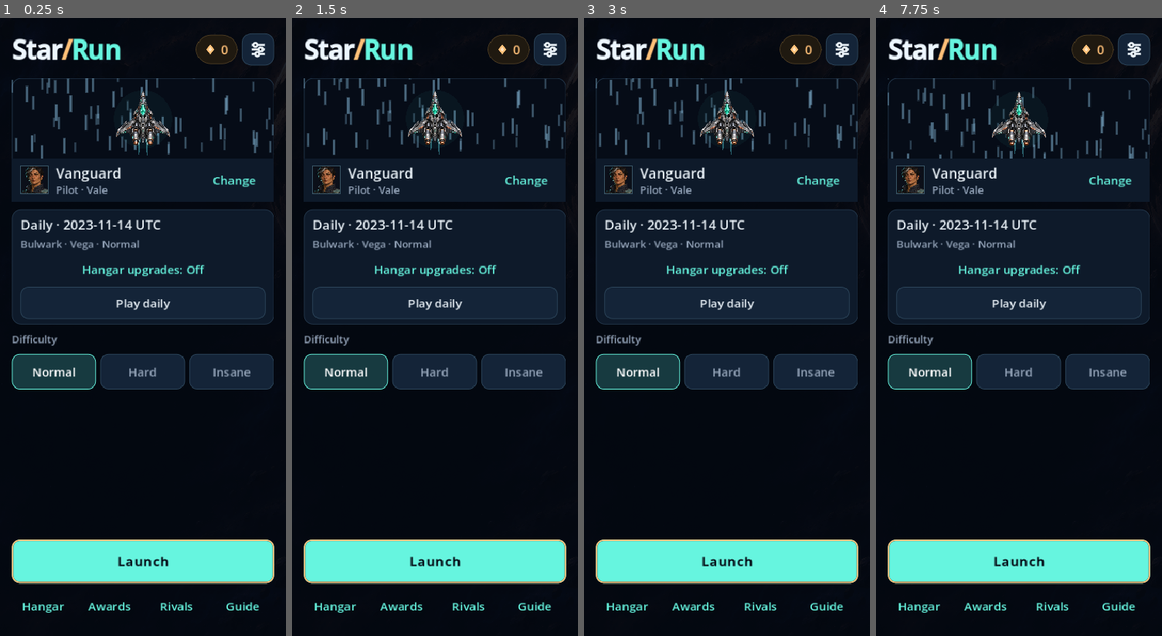
Above: before the commit, frames 1-4 (left to right).
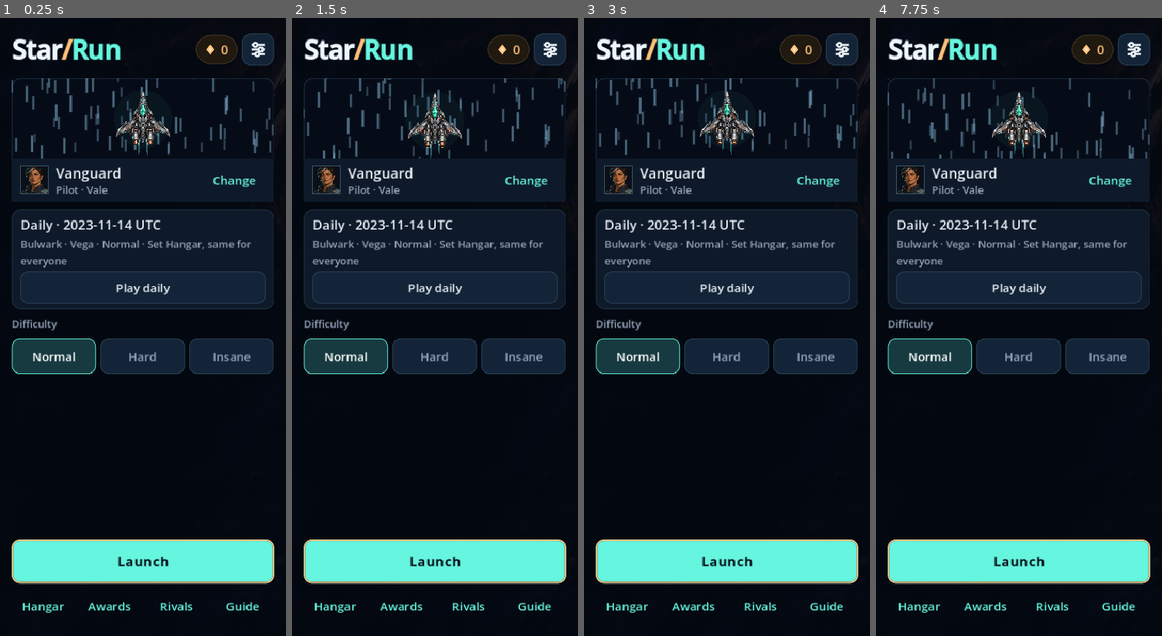
Above: after the commit, the same moments.

Repository: killjoy00/StarRun
Game: Godot game, scene res://scenes/main.tscn
The game is run twice, just before and just after one commit, with the same random seed, the same clock (stepped at 60 frames per second) and the same inputs.
Inputs (mouse positions are in pixels of both pictures, inside the frame that each line leads up to):
- Up to frame 1 (0.25 s): no input
- Up to frame 2 (1.5 s): click (435, 271) at 0.5 s, where only the run before the commit has a clickable "Hangar upgrades: Off"; click (435, 271) at 1.25 s, where only the run before the commit has a clickable "Hangar upgrades: On"
- Up to frame 3 (3 s): click "Hangar" at 2 s; click (612, 48) at 2.75 s
- Up to frame 4 (7.75 s): click "Guide" at 3.5 s; click "Play daily" at 4.25 s; click "Play daily" at 5 s; click "Normal" at 5.75 s; click "Normal" at 6.5 s; click "Launch" at 7.25 s

The runs differ from the first frame. In frame 1, 8.6% of the frame differs, in the area x 4-96%, y 35-61%; in frame 2, 11%, in the area x 4-96%, y 9-61%; in frame 3, 8.6%; in frame 4, 8.6%.

Commit message:
Daily uses a set Hangar, the same for everyone
Replaces the "Hangar upgrades: On/Off" toggle. Every Daily now flies with
a fixed mid-level Hangar (32% of a full Hangar's cost, bought cheapest
rank first, the same profile the balance bot calls mid Hangar), so the
first boss is beatable. Owned upgrades never apply, so scores stay
comparable and there is one leaderboard. The share logic moves to
Catalog.share_hangar and the balance bot uses it too.

Co-Authored-By: Claude Opus 5.5 <noreply@anthropic.com>
Claude-Session: https://claude.ai/code/session_01XLfQdCjuL4hZ3Cd4ynAdWc

Diff:
--- a/scripts/catalog.gd
+++ b/scripts/catalog.gd
@@ -165,3 +165,30 @@
 		if item.id == id:
 			return item
 	return SHIPS[0]
+
+## A Hangar bought with a share of a full Hangar's Cores (32 = 32%), the way
+## a player spreading upgrades would: always the cheapest next rank. Used for
+## the Daily's set Hangar and the balance bot's partial Hangars.
+static func share_hangar(share: int) -> Dictionary:
+	var result := {}
+	var total := 0
+	for item in HANGAR:
+		result[str(item.id)] = 0
+		for rank in range(int(item.max)):
+			total += price(str(item.id), rank)
+	var budget := total * clampi(share, 0, 100) / 100
+	while true:
+		var best_id := ""
+		var best_price := 1 << 30
+		for item in HANGAR:
+			var id: String = str(item.id)
+			if int(result[id]) < int(item.max):
+				var next_price := price(id, int(result[id]))
+				if next_price < best_price:
+					best_price = next_price
+					best_id = id
+		if best_id.is_empty() or best_price > budget:
+			break
+		budget -= best_price
+		result[best_id] = int(result[best_id]) + 1
+	return result
--- a/scripts/main.gd
+++ b/scripts/main.gd
@@ -26,7 +26,7 @@
 var sim: RefCounted
 var services := Services.new()
 var sound: Node
-var profile := {"cores": 0, "runs": 0, "hangar": {"hull": 0, …(248 unchanged characters)…  "artifact":"standard", "start_world": 1, "daily_hangar": false}
+var profile := {"cores": 0, "runs": 0, "hangar": {"hull": 0, …(248 unchanged characters)…  "artifact":"standard", "start_world": 1}
 var mode := "menu"
 var accumulator := 0.0
 var visual_time := 0.0
@@ -1048,15 +1048,9 @@
 	Kit.label(daily_content, "Daily · %s UTC" % str(daily.day), 18, Kit.TEXT)
 	var daily_ship: Dictionary = Catalog.ship(str(daily.ship))
 	var daily_pilot: Dictionary = Catalog.pilot(str(daily.pilot))
-	var with_hangar: bool = bool(profile.get("daily_hangar", false))
-	Kit.label(daily_content, "%s · %s · Normal" % [_name_part(str(daily_ship.name), 0), _name_part(str(daily_pilot.name), 0)], 14, Kit.MUTED, true)
-	var hangar_toggle := _ui_button(daily_content, "Hangar upgrades: On" if with_hangar else "Hangar upgrades: Off", _toggle_daily_hangar, "ghost", 40)
-	hangar_toggle.name = "DailyHangarToggle"
-	hangar_toggle.tooltip_text = "On: use your upgrades. Off: everyone starts equal, and only Off scores go on the leaderboard."
-	if with_hangar:
-		Kit.label(daily_content, "Own best score. Not on the leaderboard.", 13, Kit.MUTED, true)
+	Kit.label(daily_content, "%s · %s · Normal · Set Hangar, same for everyone" % [_name_part(str(daily_ship.name), 0), _name_part(str(daily_pilot.name), 0)], 14, Kit.MUTED, true)
 	var daily_text := "Play daily"
-	var best_today: int = int(record.get("best_score_hangar" if with_hangar else "best_score", -1))
+	var best_today: int = int(record.get("best_score", -1))
 	if best_today >= 0:
 		daily_text = "Replay · Best %s" % _num(best_today)
 	var daily_actions := HBoxContainer.new()
@@ -1414,12 +1408,6 @@
 		profile.start_world = world
 		_save_profile()
 		sound.play("card")
-	_show_menu()
-
-func _toggle_daily_hangar() -> void:
-	profile.daily_hangar = not bool(profile.get("daily_hangar", false))
-	_save_profile()
-	sound.play("card")
 	_show_menu()
 
 func _set_difficulty(id: String) -> void:
@@ -2693,11 +2681,11 @@
 	_ui_button(body, "Hangar", _show_hangar, "amber", 48)
 	if not sim.daily_day.is_empty():
 		var day_record: Dictionary = profile.daily_records.get(sim.daily_day, {})
-		var best: int = result_daily_best if result_daily_best >= 0 else int(day_record.get("best_score_hangar" if sim.daily_hangar else "best_score",-1))
+		var best: int = result_daily_best if result_daily_best >= 0 else int(day_record.get("best_score",-1))
 		var score: int = result_daily_score if result_daily_score >= 0 else Progress.daily_score(sim)
-		_info_card(body, "Daily challenge  ·  %s%s" % [sim.daily_day, "  ·  Hangar on" if sim.daily_hangar else ""], "Score %s  ·  Best %s%s\n%s" % [_num(score), _num(best), "  ·  NEW BEST" if result_new_best else "", "With Hangar: not on the leaderboard. Cores only for your first daily run of the day." if sim.daily_hangar else "Cores only for your first daily run of the day."], Kit.AMBER)
+		_info_card(body, "Daily challenge  ·  %s" % sim.daily_day, "Score %s  ·  Best %s%s\nCores only for your first daily run of the day." % [_num(score), _num(best), "  ·  NEW BEST" if result_new_best else ""], Kit.AMBER)
 		_ui_button(body, "Share score" if daily_share_service != null else "Copy score", _share_daily_result, "secondary", 50)
-		if game_center.supports_game_center() and not sim.daily_hangar:
+		if game_center.supports_game_center():
 			_ui_button(body, "Leaderboard", _show_game_center_leaderboard, "secondary", 48)
 	# Rival news.
 	if not result_rival_news.is_empty():
@@ -2877,10 +2865,9 @@
 	_start_flight()
 
 func _new_daily_run() -> void:
-	# One shared run configuration for each UTC day. With the Hangar toggle
-	# on, the player's upgrades apply and the score is kept off the leaderboard.
+	# One shared run for each UTC day: same seed, ship, pilot and set Hangar
+	# for everyone. The player's own upgrades never apply.
 	var setup: Dictionary = Progress.daily_setup(Progress.utc_day())
-	var with_hangar: bool = bool(profile.get("daily_hangar", false))
 	banish_mode = false
 	build_show_all = false
 	result_earned_cores = -1
@@ -2889,9 +2876,8 @@
 	profile.runs += 1
 	var attempt: int = Progress.start_daily(profile, str(setup.day))
 	_save_profile()
-	sim = Simulation.new(int(setup.seed), profile.hangar if with_hangar else {}, str(setup.ship), str(setup.pilot), str(setup.difficulty))
+	sim = Simulation.new(int(setup.seed), Progress.daily_hangar(), str(setup.ship), str(setup.pilot), str(setup.difficulty))
 	sim.daily_day = str(setup.day)
-	sim.daily_hangar = with_hangar
 	sim.daily_attempt = attempt
 	_start_flight()
 
--- a/scripts/meta_progress.gd
+++ b/scripts/meta_progress.gd
@@ -28,6 +28,14 @@
 
 static func utc_day() -> String:
 	return Time.get_date_string_from_system(true)
+
+## Every Daily flies with the same set Hangar: what a player owns about
+## halfway through progression (32% of a full Hangar's cost), so the first
+## boss is beatable and scores stay comparable. Owned upgrades never apply.
+const DAILY_HANGAR_SHARE := 32
+
+static func daily_hangar() -> Dictionary:
+	return Catalog.share_hangar(DAILY_HANGAR_SHARE)
 
 static func daily_seed(day: String) -> int:
 	# Numeric YYYYMMDD is stable across platforms, locales and time zones.
@@ -143,9 +151,7 @@
 	var records: Dictionary = profile.daily_records
 	var record: Dictionary = records.get(day, {})
 	var result := {"earned":0,"awarded":[],"daily":daily,"score":-1,"best_score":-1,"new_best":false,"rival_news":{}}
-	# A Daily flown with the Hangar keeps its own best score. Only the
-	# no-Hangar best is ever posted to the shared leaderboard.
-	var best_key := "best_score_hangar" if bool(sim.daily_hangar) else "best_score"
+	var best_key := "best_score"
 	if daily:
 		result.score = daily_score(sim)
 		result.best_score = int(record.get(best_key, -1))
@@ -236,6 +242,6 @@
 	var ship: Dictionary = Catalog.ship(str(sim.ship_id))
 	var pilot: Dictionary = Catalog.pilot(str(sim.pilot_id))
 	var outcome := "FOUR WORLDS CLEARED" if bool(sim.won) else "Worlds cleared: %d/4" % mini(int(sim.stage_clears),4)
-	return "Star/Run · Daily %s UTC\nScore: %d%s\n%s\nShip: %s · Pilot: %s\nSame seed. How far can you get?\n#StarRun" % [
-		str(sim.daily_day), daily_score(sim), " (with Hangar)" if bool(sim.daily_hangar) else "", outcome, str(ship.name), str(pilot.name)
+	return "Star/Run · Daily %s UTC\nScore: %d\n%s\nShip: %s · Pilot: %s\nSame seed. How far can you get?\n#StarRun" % [
+		str(sim.daily_day), daily_score(sim), outcome, str(ship.name), str(pilot.name)
 	]
--- a/scripts/simulation.gd
+++ b/scripts/simulation.gd
@@ -50,7 +50,6 @@
 var stage := 1
 var start_world := 1 # Worlds before this were skipped at launch; they pay no Cores.
 var catch_up_levels := 0 # Level-ups from skipped worlds not yet drafted.
-var daily_hangar := false # A Daily flown with the player's Hangar: own best score, never on the leaderboard.
 # Dailies draw upgrade offers from their own sequence, so combat (kills,
 # timing, ability use) never changes what is offered. Same picks, same offers.
 var draft_rng := RandomNumberGenerator.new()
@@ -4169,7 +4168,7 @@
 	var state: Dictionary = {"version": SAVE_VERSION, "rng": rng.state, "draft_rng": draft_rng.state}
 	for key in ["signal_count", "signal_status", "signal_until", "secret_entered", "secret_intro_pending", "secret_payout", "archive_next_attack", "archive_attack_until", "archive_exposed_until", "archive_phase", "archive_phase_released", "archive_attack", "archive_attack_x"]:
 		state[key] = get(key)
-	for key in ["capacity_milestones", "prototypes", "prototype …(1322 unchanged characters)… e", "start_world", "catch_up_levels", "daily_hangar", "draft_rng_ready", "endless_enabled", "enc …(878 unchanged characters)…
+	for key in ["capacity_milestones", "prototypes", "prototype …(1322 unchanged characters)… e", "start_world", "catch_up_levels", "draft_rng_ready", "endless_enabled", "enc …(878 unchanged characters)…
 		state[key] = get(key)
 	for key in ["stage_casts", "escort_left", "escort_timer", "escort_count", "escort_damage", "ion_mines", "guard_left",  …(465 unchanged characters)…
 		state[key] = get(key)
--- a/tests/balance_matrix.gd
+++ b/tests/balance_matrix.gd
@@ -490,28 +490,7 @@
 		# A share of the Cores of a full Hangar ("half" = 50%, "p25" = 25%),
 		# spent the way a player spreading upgrades would: always buy the
 		# cheapest next rank available.
-		var total := 0
-		for item in Catalog.HANGAR:
-			for rank in range(int(item.max)):
-				total += Catalog.price(str(item.id), rank)
-		var share := 50 if style == "half" else clampi(int(style.substr(1)), 0, 100)
-		var budget := total * share / 100
-		for item in Catalog.HANGAR:
-			result[str(item.id)] = 0
-		while true:
-			var best_id := ""
-			var best_price := 1 << 30
-			for item in Catalog.HANGAR:
-				var id: String = str(item.id)
-				if int(result[id]) < int(item.max):
-					var next_price := Catalog.price(id, int(result[id]))
-					if next_price < best_price:
-						best_price = next_price
-						best_id = id
-			if best_id.is_empty() or best_price > budget:
-				break
-			budget -= best_price
-			result[best_id] = int(result[best_id]) + 1
+		result = Catalog.share_hangar(50 if style == "half" else int(style.substr(1)))
 	elif style == "mid":
 		for item in Catalog.HANGAR:
 			var id: String = str(item.id)
--- a/tests/run.gd
+++ b/tests/run.gd
@@ -1921,20 +1921,17 @@
 	var regular := Sim.new(int(setup.seed))
 	regular._offer_cards(false)
 	check(not regular.draft_rng_ready, "Regular runs do not use the Daily offer sequence")
-	# Daily with the Hangar: its own best score, never the leaderboard best.
-	var profile := {"cores":0, "achievements":{}, "daily_records":{}}
-	Progress.start_daily(profile, "2026-11-22")
-	var boosted := Sim.new(int(setup.seed), {"hull":3}, str(setup.ship), str(setup.pilot), "normal")
-	boosted.daily_day = "2026-11-22"
-	boosted.daily_attempt = 1
-	boosted.daily_hangar = true
-	boosted.kills = 50
-	boosted.ended = true
-	var settled: Dictionary = Progress.settle(profile, boosted)
-	var record: Dictionary = profile.daily_records["2026-11-22"]
-	check(int(record.get("best_score_hangar", -1)) == int(settled.score) and int(record.get("best_score", -1)) == -1, "A Hangar Daily keeps its own best and never sets the leaderboard best")
-	check(int(settled.earned) > 0, "The first finished Daily of the day pays Cores with or without the Hangar")
-	check(Progress.daily_share_text(boosted).contains("(with Hangar)"), "Shared Hangar Daily scores say so")
+	# The Daily's set Hangar: a fixed mid-level Hangar, the same for everyone.
+	var set_hangar: Dictionary = Progress.daily_hangar()
+	var spent := 0
+	var full := 0
+	for item in Catalog.HANGAR:
+		for rank in range(int(item.max)):
+			var cost: int = Catalog.price(str(item.id), rank)
+			full += cost
+			if rank < int(set_hangar.get(str(item.id), 0)):
+				spent += cost
+	check(spent > 0 and spent <= full * Progress.DAILY_HANGAR_SHARE / 100 and Progress.daily_hangar() == set_hangar, "The Daily's set Hangar is a fixed share of a full Hangar")
 
 func _test_start_world() -> void:
 	# Starting at World 3: two Prototype picks, one route, then catch-up drafts.
--- a/tests/ui_smoke.gd
+++ b/tests/ui_smoke.gd
@@ -171,7 +171,7 @@
 		check(not scene.hud.visible and not scene.ability_a.visible, "Combat HUD must not show through the title screen")
 		check(_contains_text(scene.overlay, "Star/Run"), "The title must display the requested Star/Run wordmark")
 		check(_contains_text(scene.overlay, "Daily ·") and _contains_text(scene.overlay, "UTC"), "The title must still show the Daily date and UTC reset")
-		check(_contains_text(scene.overlay, "Normal") and _contains_text(scene.overlay, "Hangar upgrades: Off"), "The Daily must clearly disclose its fixed difficulty and whether Hangar upgrades apply")
+		check(_contains_text(scene.overlay, "Normal") and _contains_text(scene.overlay, "Set Hangar"), "The Daily must clearly disclose its fixed difficulty and set Hangar")
 		check(not _contains_text(scene.overlay, "BUILD  /  REACT  /  REPEAT"), "The title must not add a marketing slogan above the playable choices")
 		var wordmark: Control = scene.overlay.find_child("StarRunWordmark", true, false)
 		var title_wallet: Control = scene.overlay.find_child("TitleWallet", true, false)
@@ -450,7 +450,8 @@
 	scene._launch_daily()
 	check(scene.sim.daily_day == daily_id and scene.sim.daily_attempt == 1, "Daily launch stores an immutable UTC date and attempt")
 	check(scene.sim.seed_value == int(daily_expected.seed) and scene.sim.ship_id == str(daily_expected.ship) and scene.sim.pilot_id == str(daily_expected.pilot), "A Daily always uses the global day's ship, pilot, seed and difficulty")
-	check(scene.sim.difficulty == "normal" and scene.sim.meta.damage == 0 and scene.sim.meta.hull == 0, "Daily ignores owned Hangar bonuses without wiping the real profile")
+	var daily_set: Dictionary = scene.Progress.daily_hangar()
+	check(scene.sim.difficulty == "normal" and daily_set.keys().all(func(k): return int(scene.sim.meta.get(k, 0)) == int(daily_set[k])), "Daily flies the set Hangar, not owned upgrades, without wiping the real profile")
 	var daily_snapshot: Dictionary = scene.sim.snapshot()
 	scene._show_menu()
 	scene._resume_run()
